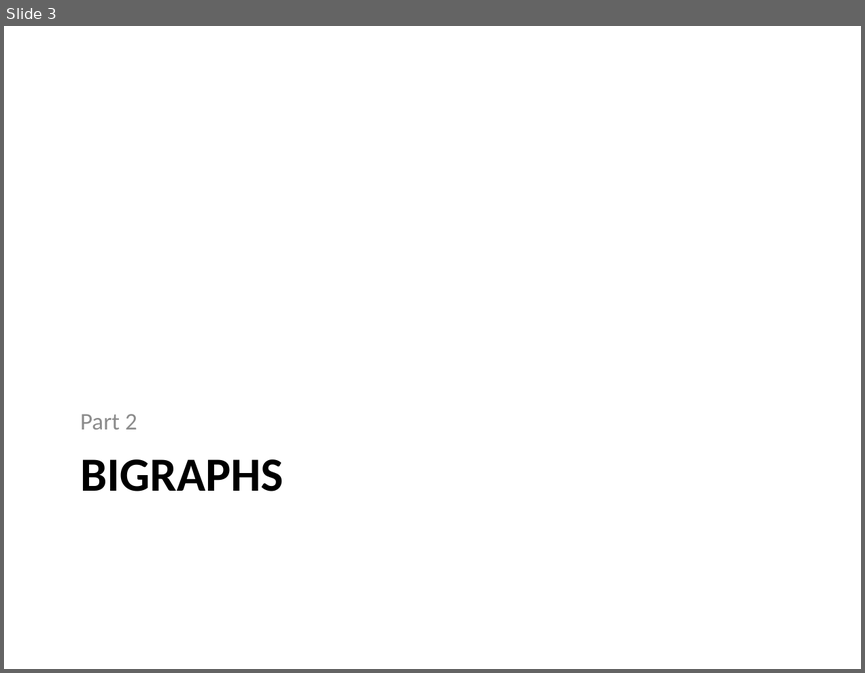
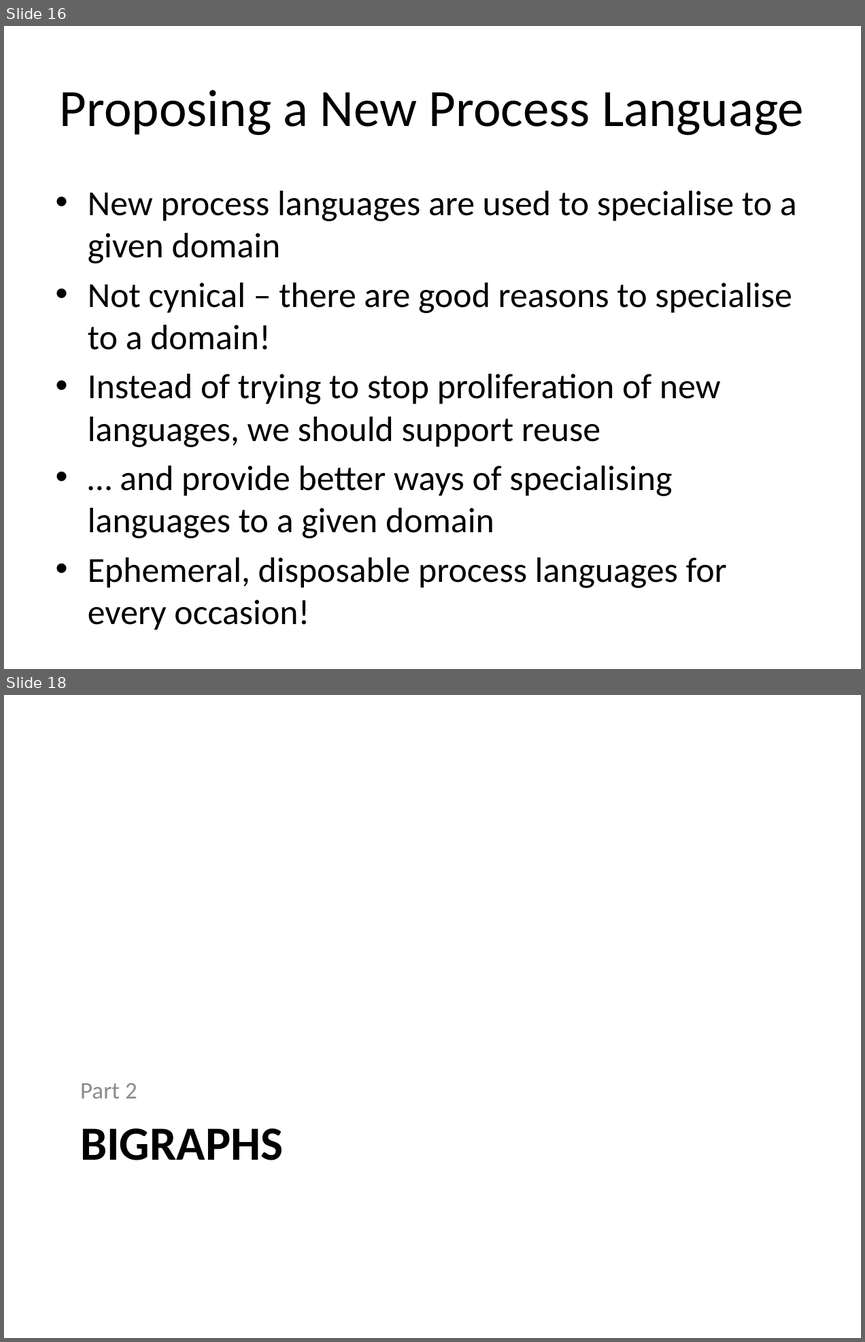
Before and after one commit to gian/defense, a slide deck: PhDDefense.pptx. Shown one above the other, each under a label of ours: slide 3 before the commit, slides 16 and 18 after it; the slides between them are not shown. The pictures are 865x673 and 865x1342 pixels, drawn with LibreOffice and Linux fonts; fonts in the diff are those of the drawing. Boxes give left, top, right and bottom in pixels: in the first picture for what was removed or moved away, otherwise in the second. Text is boxed around its words. In the diff, an @@ line names an element or a change of style, - is before the commit and + after.

```diff
--- a/PhDDefense.pptx
+++ b/PhDDefense.pptx
@@ slide 16 added at bbox=[4, 26, 861, 669], background #FFFFFF @@
@@ title added at bbox=[60, 90, 804, 135], 44 pt, text #000000 @@
+Proposing a New Process Language
@@ text added at bbox=[88, 191, 797, 588], 29.6 pt, text #000000 @@
+• New process languages are used to specialise to a given domain
+• Not cynical – there are good reasons to specialise to a domain!
+• Instead of trying to stop proliferation of new languages, we should support reuse
+• … and provide better ways of specialising languages to a given domain
+• Ephemeral, disposable process languages for every occasion!
@@ what was slide 3 is now slide 18 @@
```
Also in this commit, not shown: 14 other slides added.
